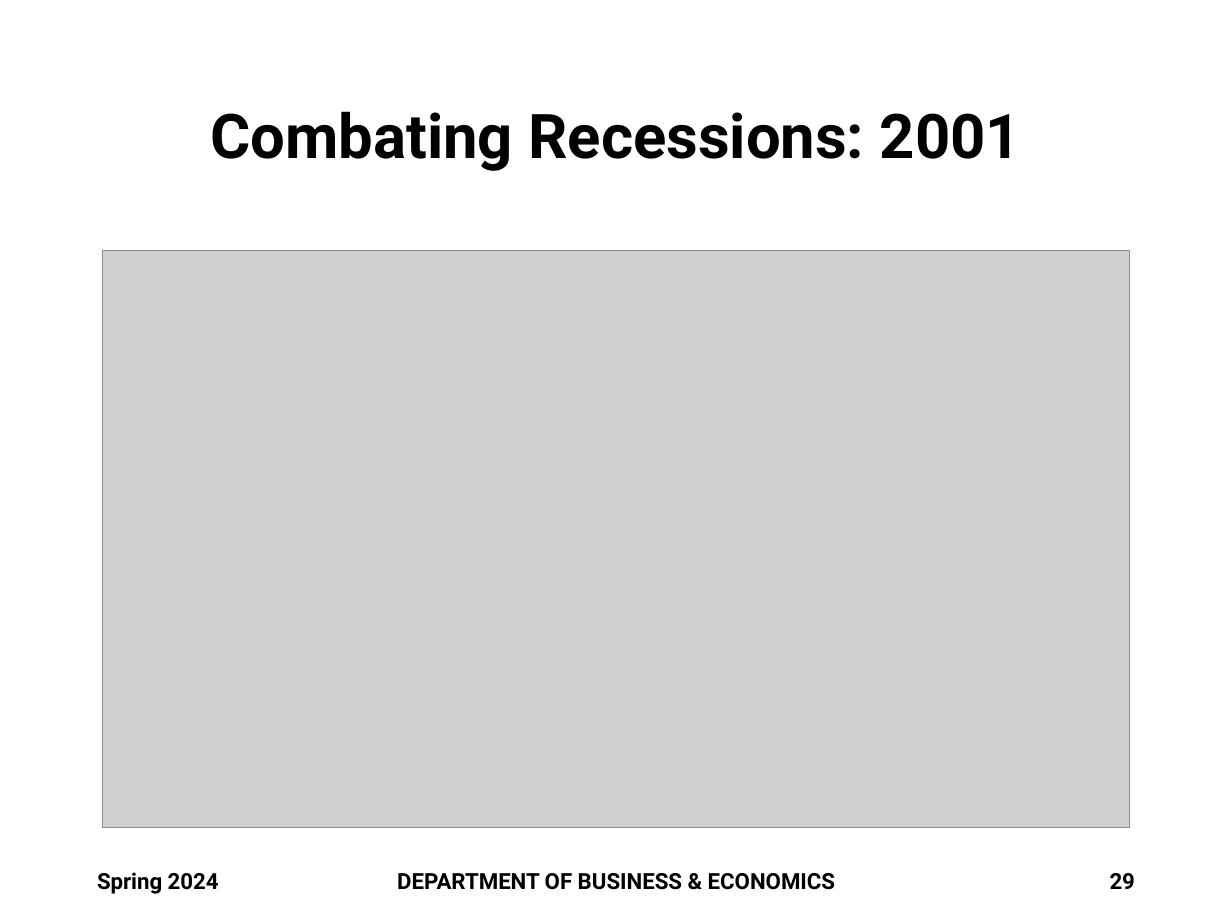
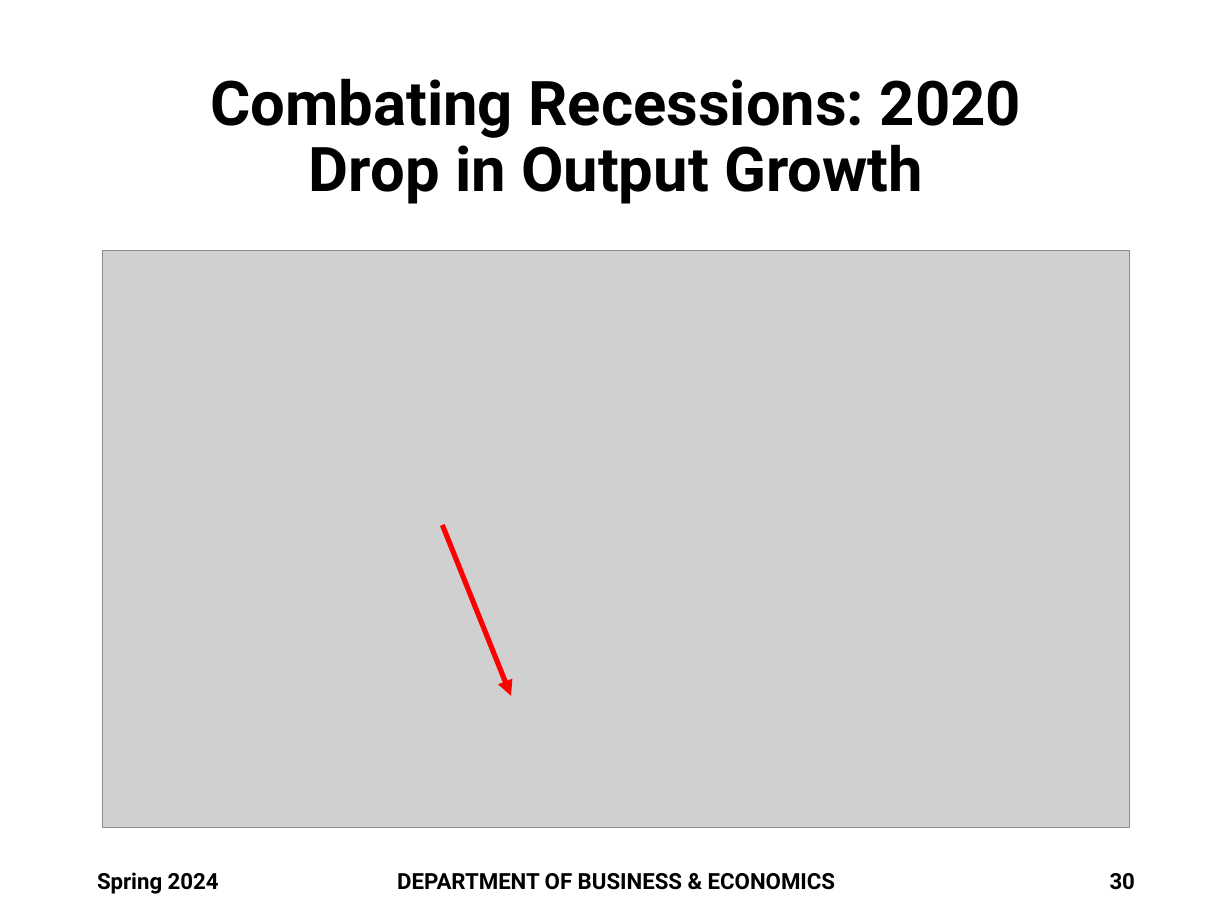
Before and after one commit to brianhwpark/brianhwpark.github.io, a slide deck: slide 30 of files/teaching-resources/monmouthcollege-econ-301/econ-301-s2024/econ-301-s2024-lecture-note/ECON301-S2024-LEC05.pptx (slide 29 before the commit). Drawn at 1232x924 pixels with LibreOffice and Linux fonts; fonts in the diff are those of the drawing; grey boxes stand for pictures; background and template pictures are left out. Boxes give left, top, right and bottom in pixels: in the first picture for what was removed or moved away, otherwise in the second. Text is boxed around its words. In the diff, an @@ line names an element or a change of style, - is before the commit and + after.

```diff
--- a/files/teaching-resources/monmouthcollege-econ-301/econ-301-s2024/econ-301-s2024-lecture-note/ECON301-S2024-LEC05.pptx
+++ b/files/teaching-resources/monmouthcollege-econ-301/econ-301-s2024/econ-301-s2024-lecture-note/ECON301-S2024-LEC05.pptx
@@ title at <box>210,78,1021,204</box>: text changed @@
-Combating Recessions: 2001
+Combating Recessions: 2020
+Drop in Output Growth
@@ arrow added from (442, 525) to (511, 696), #FF0000 3 pt @@
@@ page number at <box>1110,873,1135,890</box>: text changed @@
-29
+30
```
Also in this commit, not shown: 3 other slides changed, 1 slide added, 8 other files.
